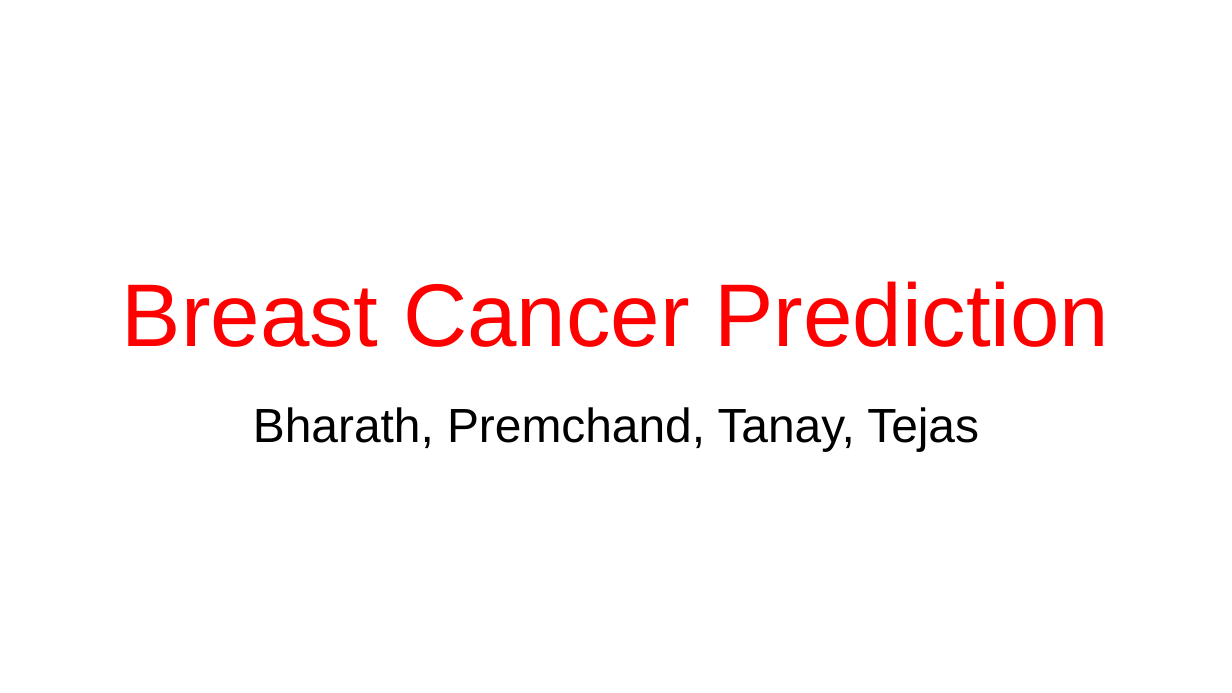
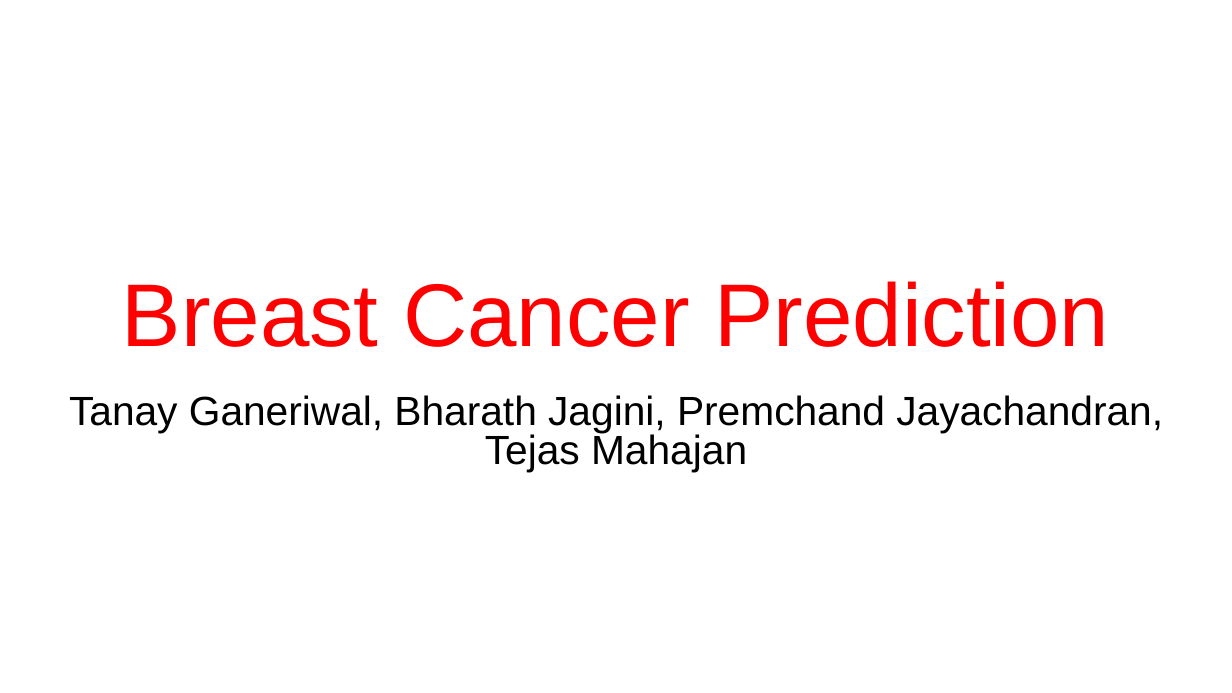
Before and after one commit to bharathjagini/BreastCancerPrediction, a slide deck: slide 1 of Breast Cancer Prediction .pptx. Drawn at 1232x693 pixels with LibreOffice and Linux fonts; fonts in the diff are those of the drawing; background and template pictures are left out. Boxes give left, top, right and bottom in pixels: in the first picture for what was removed or moved away, otherwise in the second. Text is boxed around its words. In the diff, an @@ line names an element or a change of style, - is before the commit and + after.

```diff
--- a/Breast Cancer Prediction .pptx
+++ b/Breast Cancer Prediction .pptx
@@ subtitle at bbox=[69, 395, 1163, 472]: text changed; size 28 to 23.8 pt @@
-Bharath, Premchand, Tanay, Tejas
+Tanay Ganeriwal, Bharath Jagini, Premchand Jayachandran, Tejas Mahajan
```
Also in this commit, not shown: 1 other slide changed, 2 other files.
